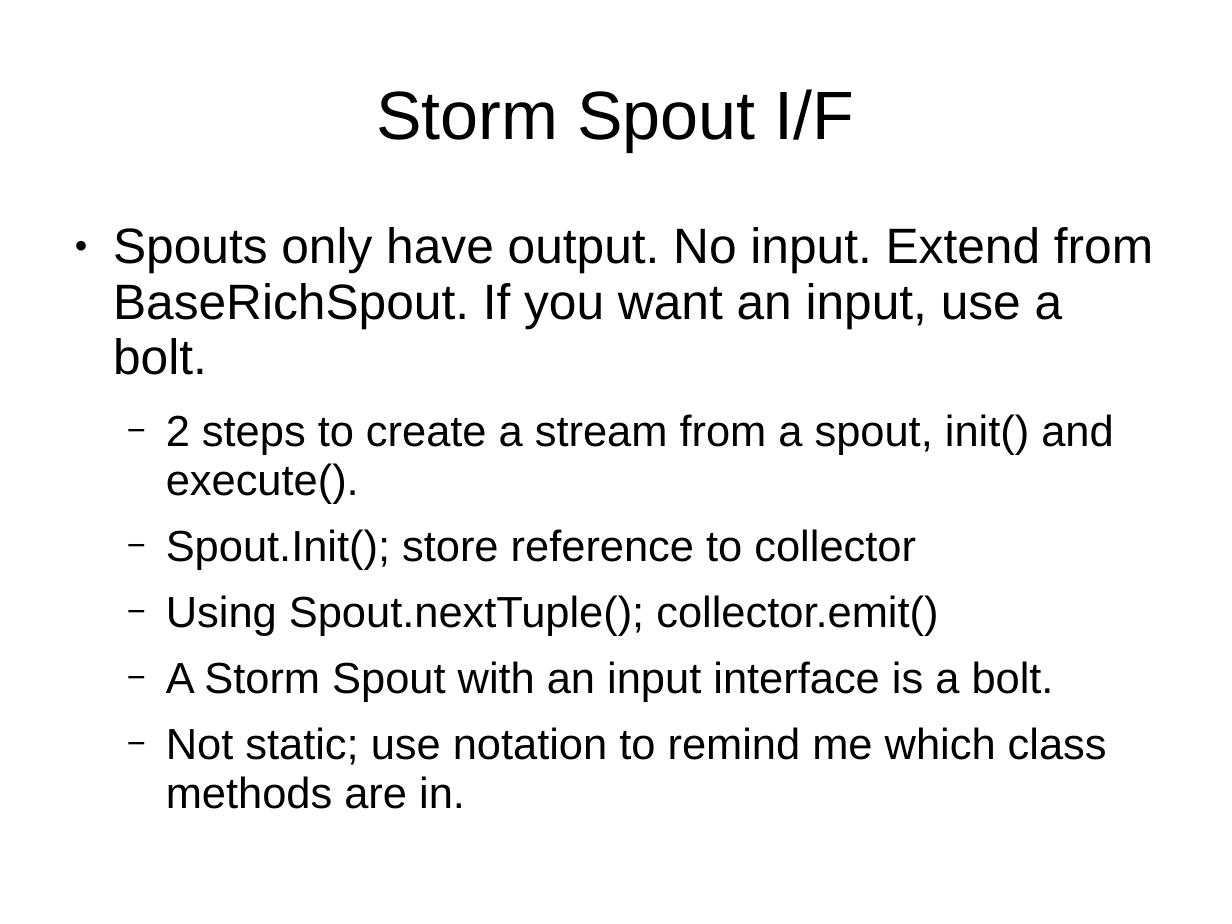
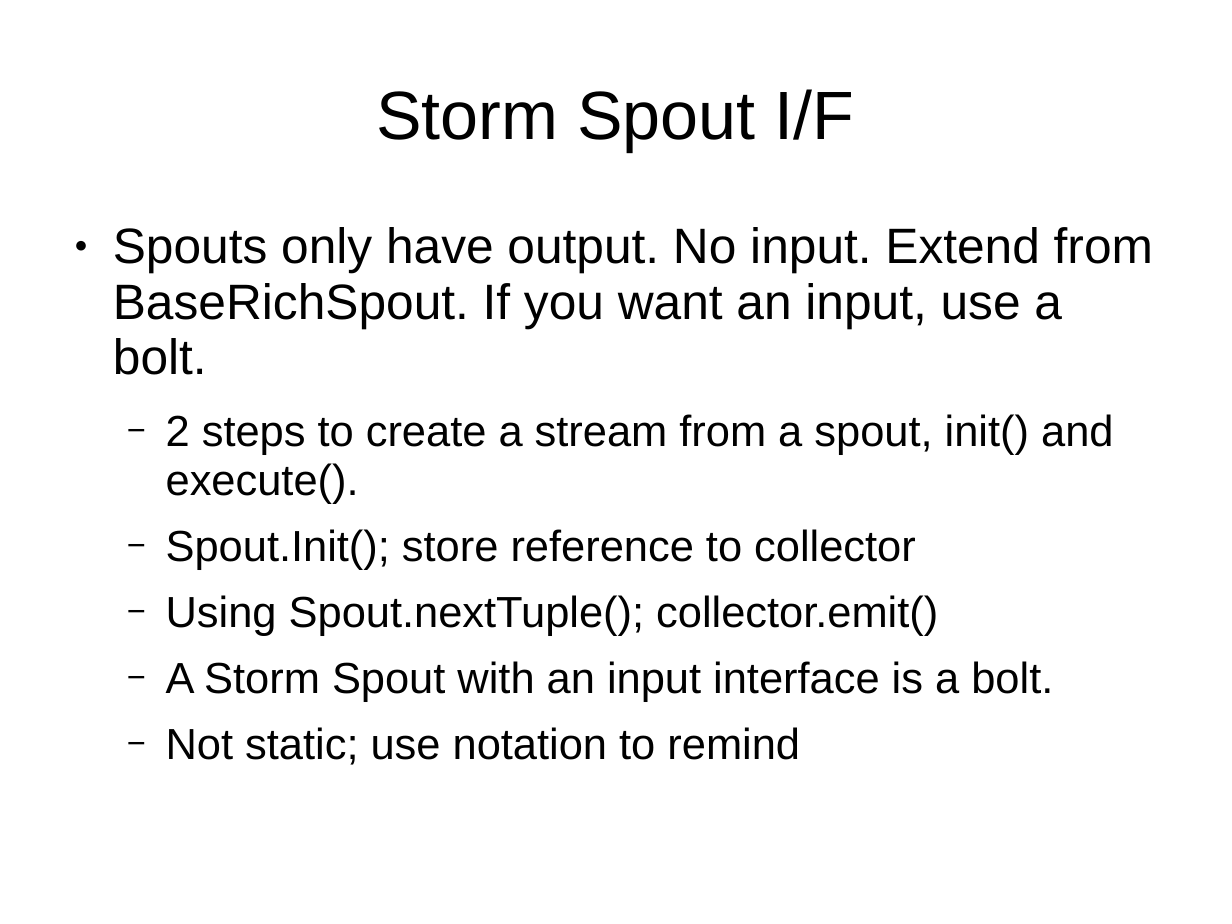
Before and after one commit to dougc333/storm, a slide deck: slide 3 of Storm.ppt. Drawn at 1232x924 pixels with LibreOffice and Linux fonts; fonts in the diff are those of the drawing. Boxes give left, top, right and bottom in pixels: in the first picture for what was removed or moved away, otherwise in the second. Text is boxed around its words. In the diff, an @@ line names an element or a change of style, - is before the commit and + after.

```diff
--- a/Storm.ppt
+++ b/Storm.ppt
@@ text at <box>166,727,800,765</box>: text changed @@
-  − Not static; use notation to remind me which class methods are in.
+  − Not static; use notation to remind
```
Also in this commit, not shown: 4 other slides changed, 9 other files.
